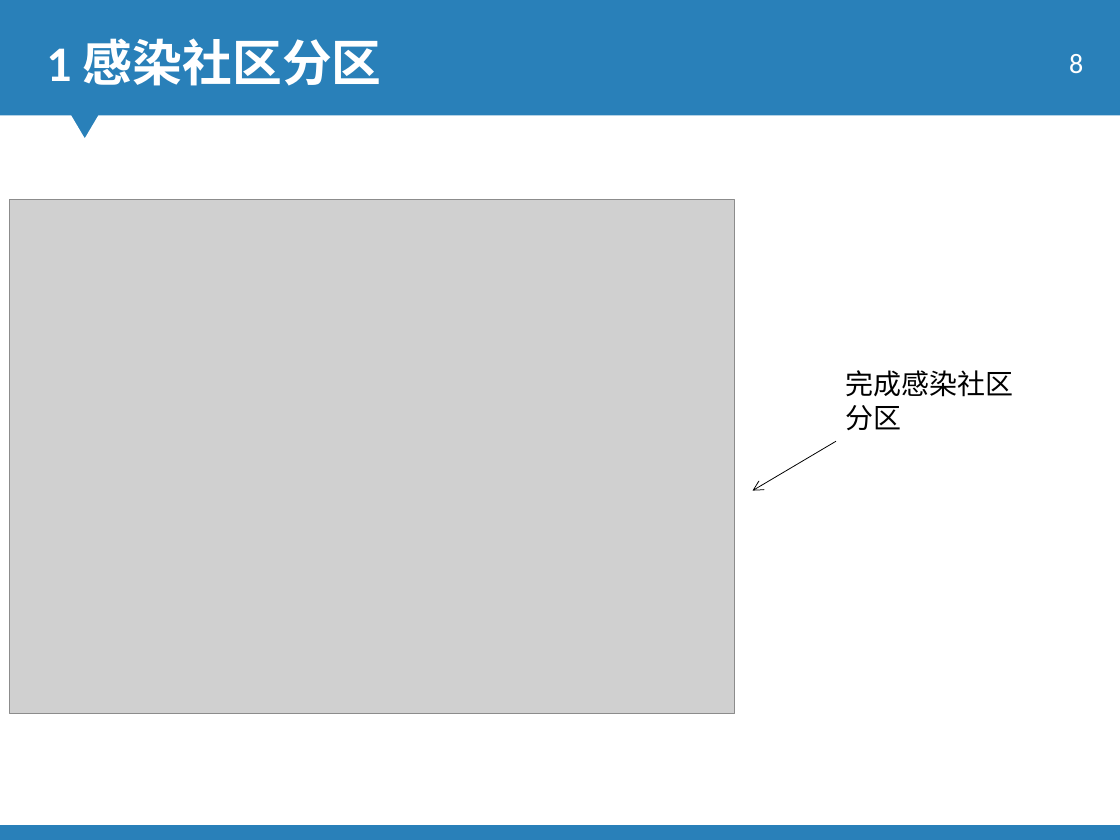
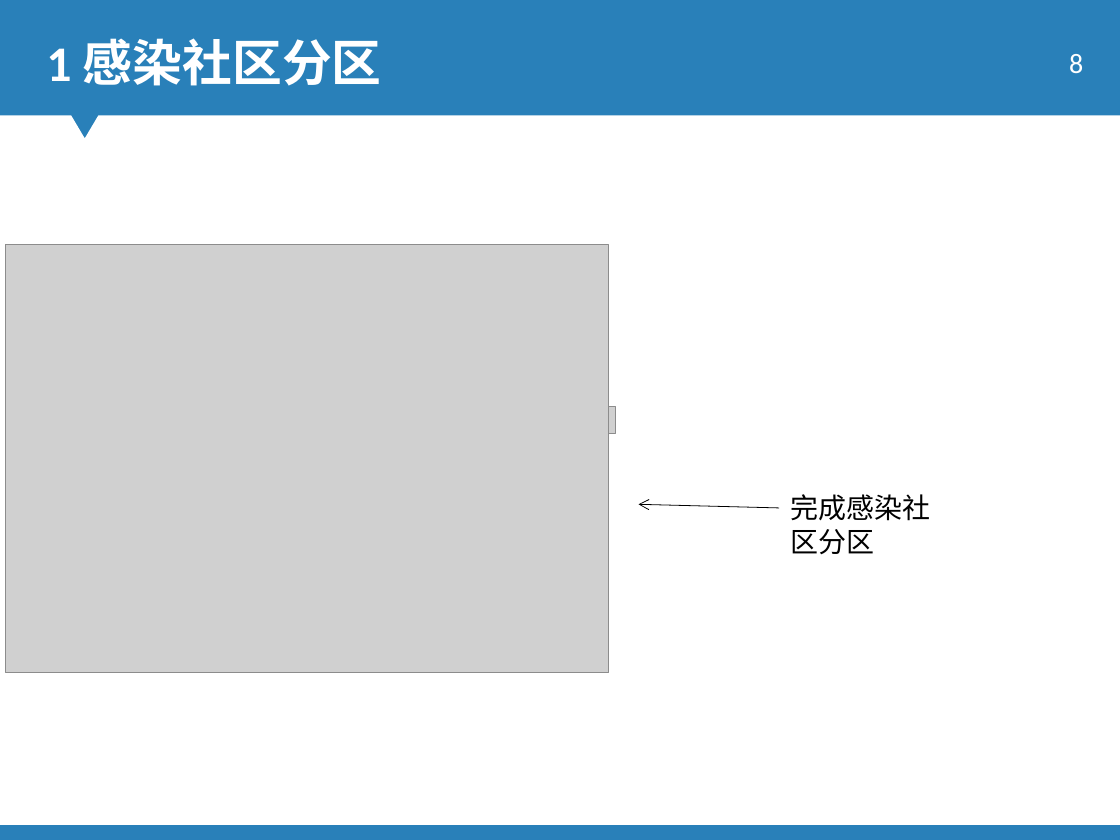
Before and after one commit to 15779235038/mypaper, a slide deck: slide 8 of jarden_center/main_code/single-multiple-source/baseon_setCover/第二周 (2).pptx. Drawn at 1120x840 pixels with LibreOffice and Linux fonts; fonts in the diff are those of the drawing; grey boxes stand for pictures; background and template pictures are left out. Boxes give left, top, right and bottom in pixels: in the first picture for what was removed or moved away, otherwise in the second. Text is boxed around its words. In the diff, an @@ line names an element or a change of style, - is before the commit and + after.

```diff
--- a/jarden_center/main_code/single-multiple-source/baseon_setCover/第二周 (2).pptx
+++ b/jarden_center/main_code/single-multiple-source/baseon_setCover/第二周 (2).pptx
@@ picture: place and size @@
-picture at bbox=[10, 199, 735, 713]
+picture at bbox=[6, 245, 609, 673]
@@ picture added at bbox=[504, 407, 616, 433] @@
@@ text "完成感染社区分区" rewrapped from bbox=[845, 370, 1013, 430] to bbox=[790, 494, 930, 554] @@
@@ arrow moved from (836, 441) - (753, 491) to (780, 508) - (638, 504) @@
```
Also in this commit, not shown: 4 other slides changed, 1 slide added, 13 other files.
